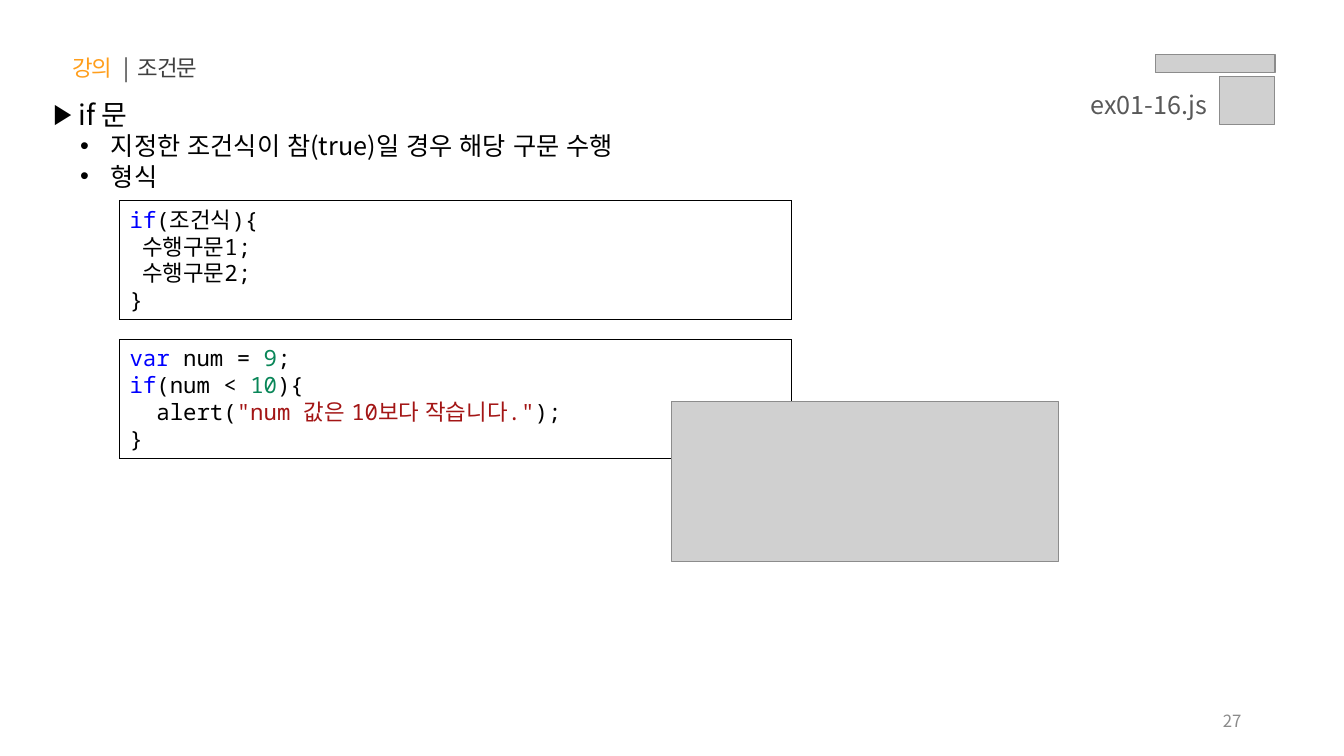
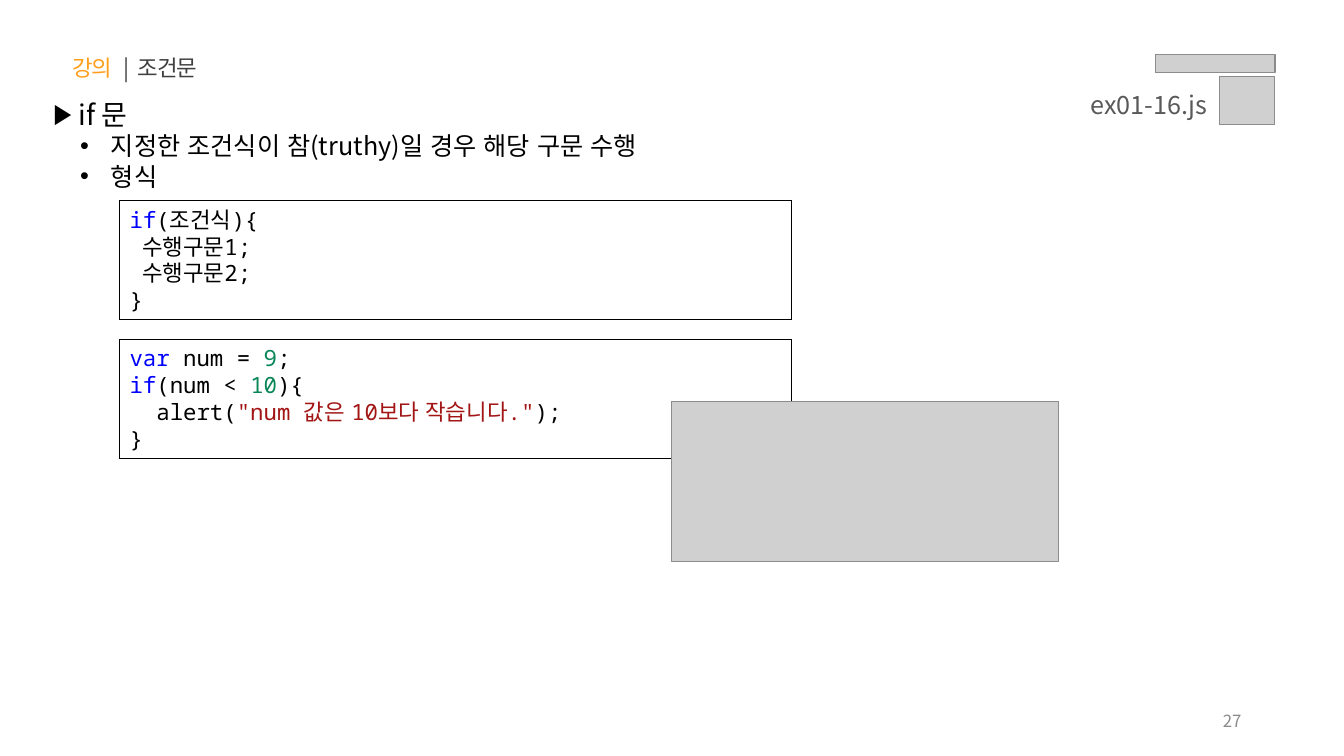
Before and after one commit to jeong0403/learn-JS, a slide deck: slide 27 of PPT/01.자바스크립트 - 기초 문법.pptx. Drawn at 1344x756 pixels with LibreOffice and Linux fonts; fonts in the diff are those of the drawing; grey boxes stand for pictures. Boxes give left, top, right and bottom in pixels: in the first picture for what was removed or moved away, otherwise in the second. Text is boxed around its words. In the diff, an @@ line names an element or a change of style, - is before the commit and + after.

```diff
--- a/PPT/01.자바스크립트 - 기초 문법.pptx
+++ b/PPT/01.자바스크립트 - 기초 문법.pptx
@@ text at <box>111,134,637,161</box>: text changed @@
-  • 지정한 조건식이 참(true)일 경우 해당 구문 수행
+  • 지정한 조건식이 참(truthy)일 경우 해당 구문 수행
```
Also in this commit, not shown: 1 other slide changed, 5 other files.
